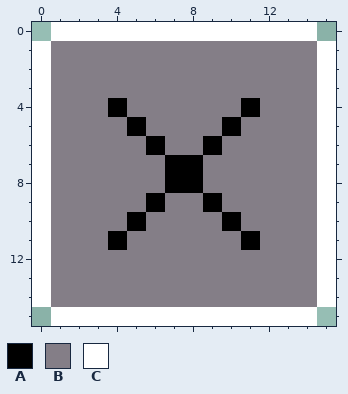
Pixel-art file, stored at Assets/Sprites/Aseprite/Close Window Button.aseprite. The picture above was drawn from the file before the commit.
16x16 pixels, 1 frame.
Visible layers, top first: "line white", "line blk", "fill".
Palette (. is transparent): A #000000  B #847e87  C #ffffff
Pixels before, first column x 0:
 0 .CCCCCCCCCCCCCC.
 1 CBBBBBBBBBBBBBBC
 2 CBBBBBBBBBBBBBBC
 3 CBBBBBBBBBBBBBBC
 4 CBBBABBBBBBABBBC
 5 CBBBBABBBBABBBBC
 6 CBBBBBABBABBBBBC
 7 CBBBBBBAABBBBBBC
 8 CBBBBBBAABBBBBBC
 9 CBBBBBABBABBBBBC
10 CBBBBABBBBABBBBC
11 CBBBABBBBBBABBBC
12 CBBBBBBBBBBBBBBC
13 CBBBBBBBBBBBBBBC
14 CBBBBBBBBBBBBBBC
15 .CCCCCCCCCCCCCC.
The result:
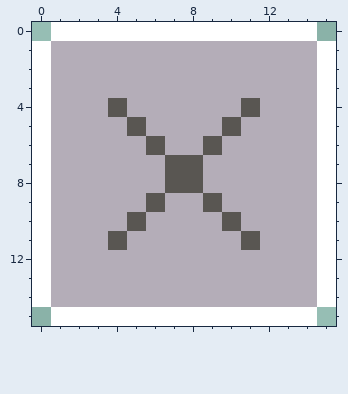
What changed:
layer "Button/fill" added
layer "Button/line blk" added
layer "Hover/fill" added
layer "Hover/line blk" added
layer "fill" removed
layer "line blk" removed
colour A: #000000 -> #595652
colour B: #847e87 -> #b4adb8
Changed places in both pictures, as pixel boxes (x1, y1, x2, y2):
changed: (51, 41, 317, 307)
